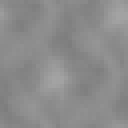
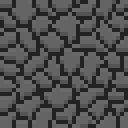
Before/after of a 128x128 layered artwork. What changed in the layer stack:
added layer "Uusi taso" above "Taustaväri" over [0, 0, 128, 128]
painted on "Taustaväri" over [0, 0, 128, 128]
